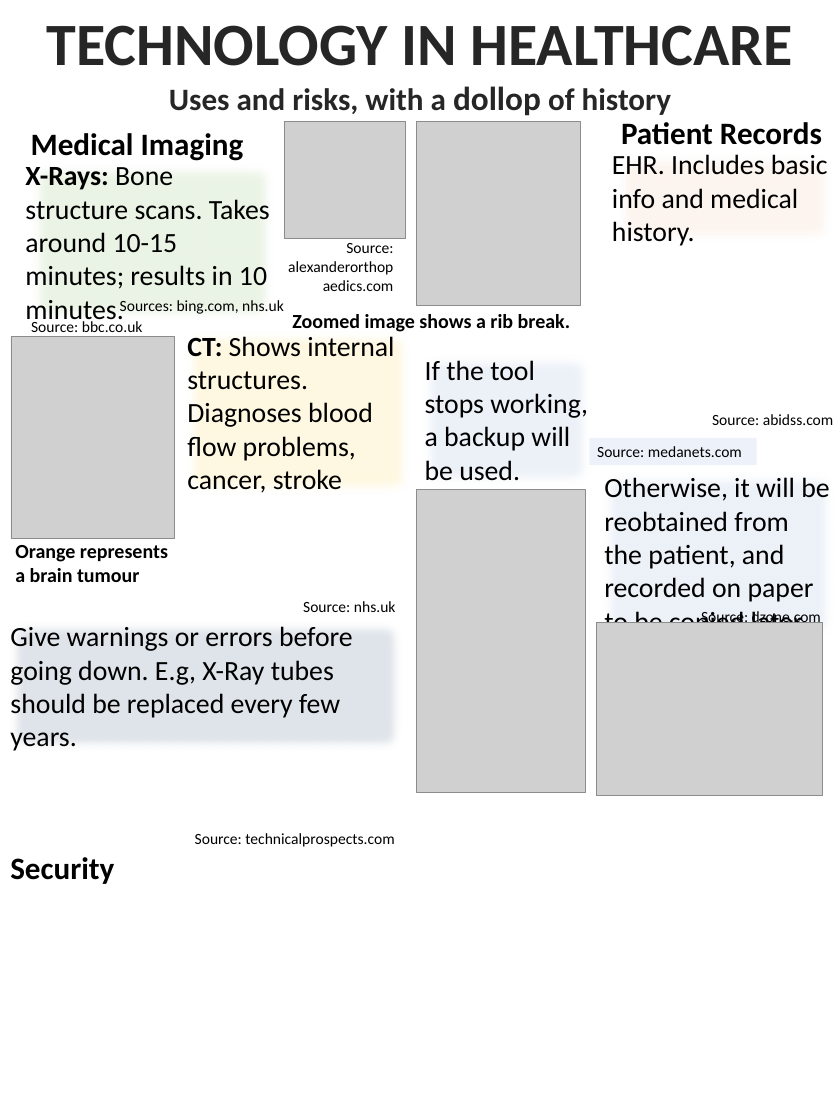
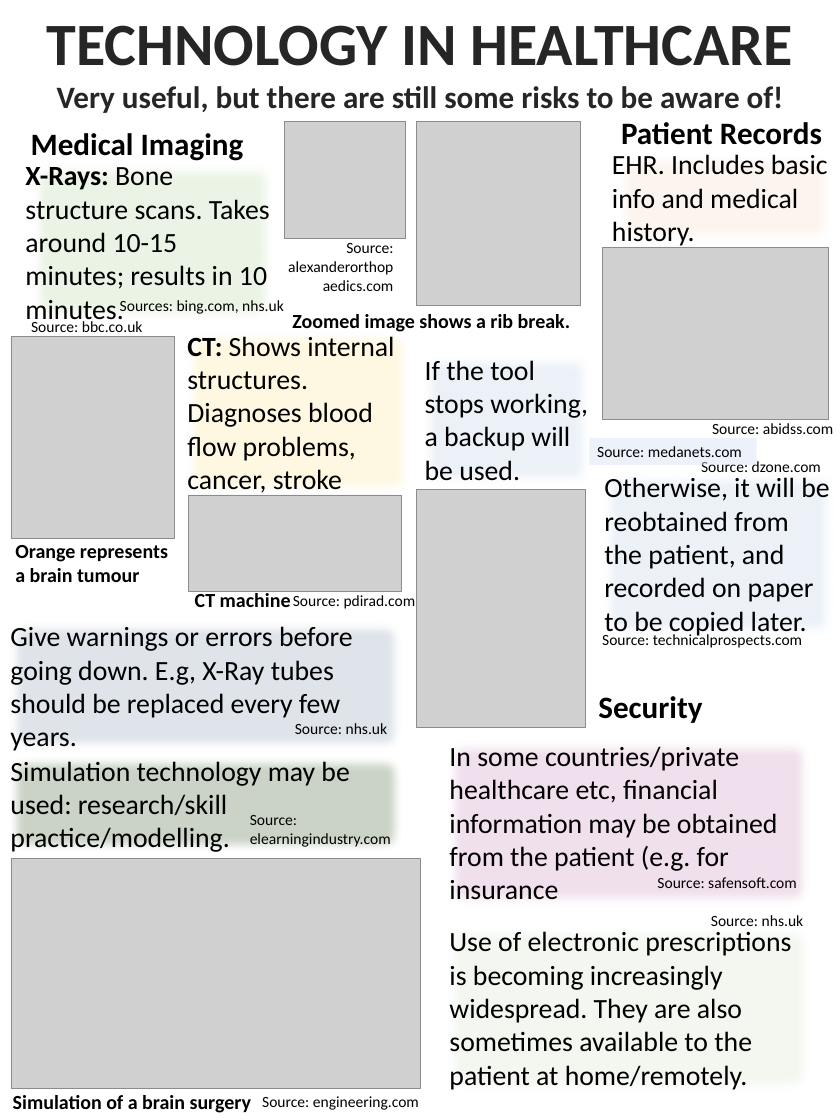
Before and after one commit to juanapatankar/assignments, a slide deck: slide 1 of 107/poster.pptx. Drawn at 840x1120 pixels with LibreOffice and Linux fonts; fonts in the diff are those of the drawing; grey boxes stand for pictures. Boxes give left, top, right and bottom in pixels: in the first picture for what was removed or moved away, otherwise in the second. Text is boxed around its words. In the diff, an @@ line names an element or a change of style, - is before the commit and + after.

```diff
--- a/107/poster.pptx
+++ b/107/poster.pptx
@@ text at bbox=[57, 86, 784, 113]: text changed @@
-Uses and risks, with a dollop of history
+Very useful, but there are still some risks to be aware of!
@@ picture: place and size @@
-picture at bbox=[597, 622, 823, 795]
+picture at bbox=[602, 247, 829, 420]
@@ text "Source: abidss.com": place and size @@
-text "Source: abidss.com" at bbox=[712, 414, 834, 425]
+text "Source: abidss.com" at bbox=[712, 423, 834, 434]
@@ rectangle "Otherwise, it will be reobtained ...": place and size @@
-rectangle "Otherwise, it will be reobtained ..." at bbox=[604, 477, 829, 623]
+rectangle "Otherwise, it will be reobtained ..." at bbox=[597, 466, 840, 642]
@@ text "Source: dzone.com" rewrapped from bbox=[701, 608, 821, 623] to bbox=[701, 461, 821, 472] @@
@@ picture added at bbox=[188, 495, 401, 592] @@
@@ picture: place and size @@
-picture at bbox=[417, 489, 586, 792]
+picture at bbox=[417, 489, 586, 727]
@@ text added at bbox=[195, 591, 291, 607], 18 pt, text #000000, bold @@
+CT machine
@@ text added at bbox=[293, 595, 416, 609], 14 pt, text #000000 @@
+Source: pdirad.com
@@ rectangle "Give warnings or errors before ...": place and size @@
-rectangle "Give warnings or errors before ..." at bbox=[10, 626, 353, 751]
+rectangle "Give warnings or errors before ..." at bbox=[2, 615, 408, 758]
@@ text "Source: technicalprospects.com": place and size @@
-text "Source: technicalprospects.com" at bbox=[195, 833, 394, 847]
+text "Source: technicalprospects.com" at bbox=[602, 632, 802, 648]
@@ text "Security": place and size @@
-text "Security" at bbox=[10, 857, 114, 884]
+text "Security" at bbox=[598, 696, 702, 723]
@@ text "Source: nhs.uk": place and size @@
-text "Source: nhs.uk" at bbox=[303, 601, 396, 612]
+text "Source: nhs.uk" at bbox=[295, 723, 388, 734]
@@ text added at bbox=[449, 746, 778, 899], 25 pt, text #000000 @@
+In some countries/private healthcare etc, financial information may be obtained from the patient (e.g. for insurance
@@ rectangle added at bbox=[2, 750, 408, 858], fill #385723 at 26% opacity, 25 pt, text #000000 @@
+Simulation technology may be used: research/skill practice/modelling.
@@ text added at bbox=[250, 815, 391, 849], 14 pt, text #000000 @@
+Source: elearningindustry.com
@@ picture added at bbox=[11, 858, 420, 1089] @@
@@ text added at bbox=[657, 877, 797, 888], 14 pt, text #000000 @@
+Source: safensoft.com
@@ text added at bbox=[711, 915, 804, 926], 14 pt, text #000000 @@
+Source: nhs.uk
@@ text added at bbox=[449, 931, 791, 1090], 25 pt, text #000000 @@
+Use of electronic prescriptions is becoming increasingly widespread. They are also sometimes available to the patient at home/remotely.
@@ text added at bbox=[13, 1095, 252, 1113], 18 pt, text #000000, bold @@
+Simulation of a brain surgery
@@ text added at bbox=[262, 1096, 419, 1110], 14 pt, text #000000 @@
+Source: engineering.com
```
Also in this commit, not shown: 1 slide added, 1 slide removed, 1 other file.
